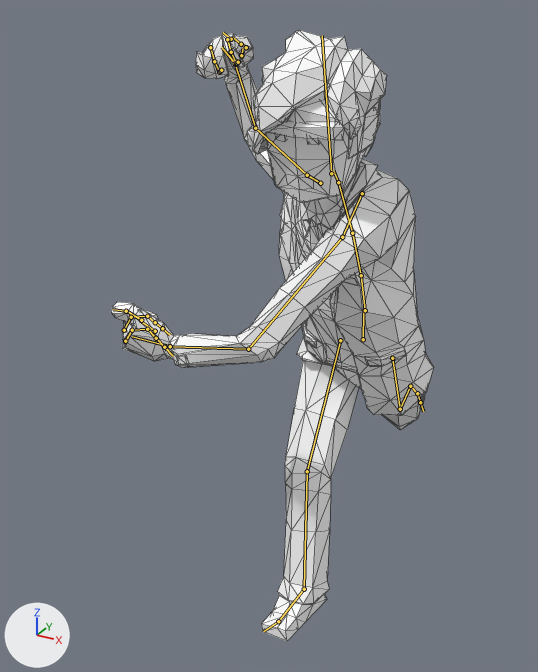
Two versions of the FBX model Assets/Models/Aruba/Aruba_L.fbx, one commit apart.
Before and after are seen from a 50 mm lens placed at (0.751, -1.946, 1.763), pointed at (-0.296, -0.043, 0.812). Every picture has the same lights, and +X, +Y and +Z are marked at lower left. The picture after the commit comes second. Both versions are drawn at frame 5 of the action 'Aruba_L|Lift_L'; the numbers are the values there. The bones that change, and the others that lie on the model, are drawn over the model as lines. Mesh edges are drawn as thin lines.

In view in the first picture: 'Character_SchoolBoy_01.001'.
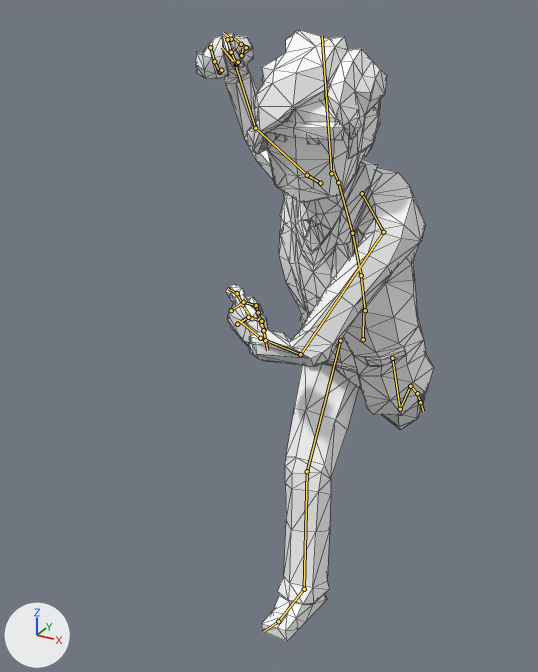
Where the change shows, as pixel boxes [x1, y1, x2, y2] in the pictures (538 x 672 px):
'Character_SchoolBoy_01.001', posed (26% narrower): before [111, 30, 434, 642]; after [196, 30, 434, 642]
bone 'mixamorig:LeftShoulder', root to tip: before (362, 193) to (342, 237); after (362, 193) to (383, 232)
bone 'mixamorig:LeftArm', root to tip: before (342, 237) to (248, 349); after (383, 232) to (300, 354)
bone 'mixamorig:LeftForeArm', root to tip: before (248, 349) to (170, 346); after (300, 354) to (260, 338)

The change in detail:
Bone 'mixamorig:LeftShoulder' (bone_mixamorig_leftshoulder) turns from (1, 4, 70) to (-3, 22, 32) degrees about its own x, y and z.
Bone 'mixamorig:LeftArm' (bone_mixamorig_leftarm) turns from (29, -15, 20) to (13, -28, 53) degrees about its own x, y and z.
Bone 'mixamorig:LeftForeArm' (bone_mixamorig_leftforearm) turns from (8, -11, 52) to (42, -7, 83) degrees about its own x, y and z.
